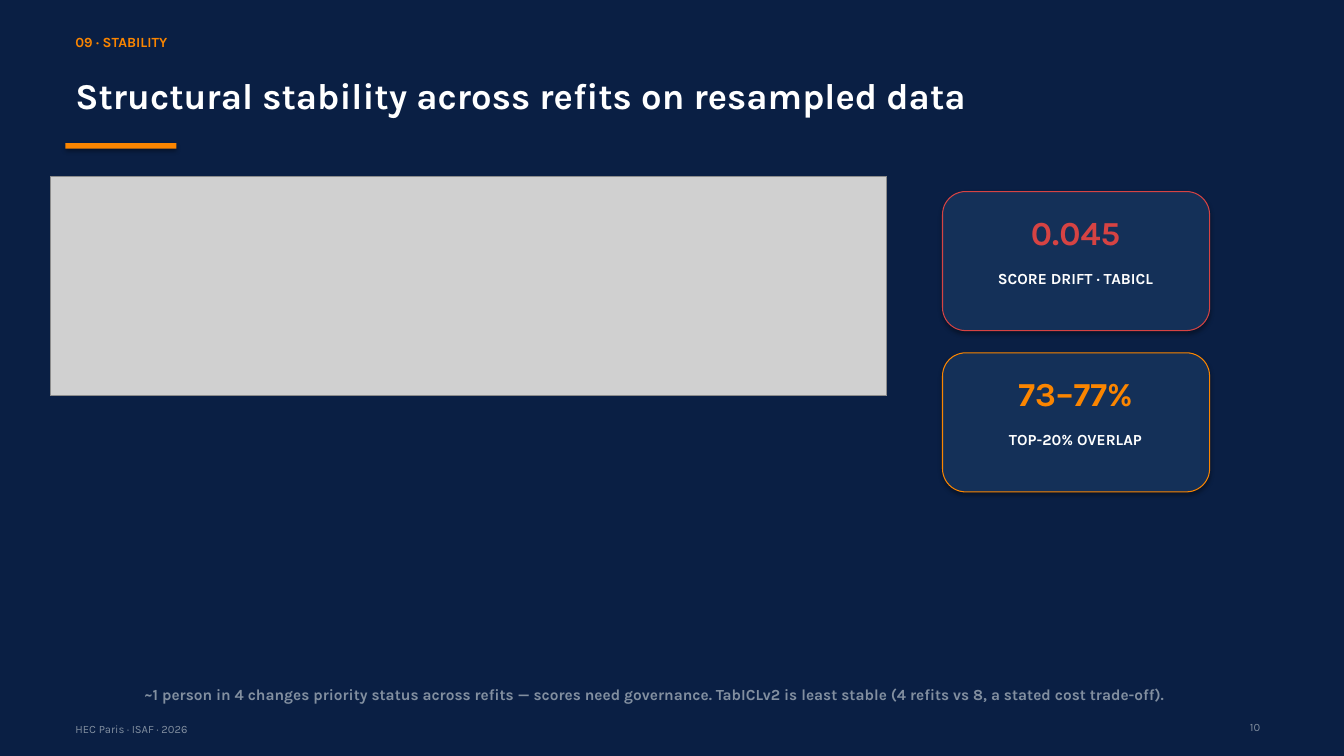
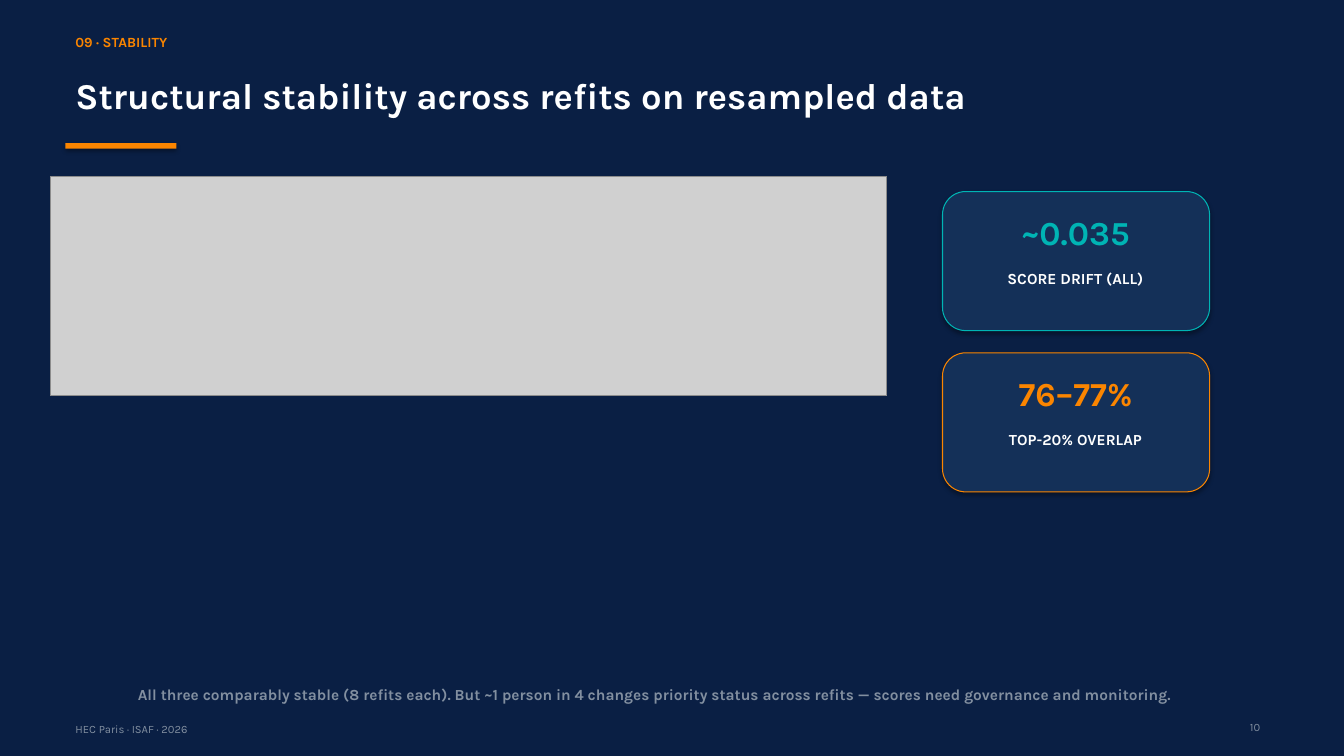
Before and after one commit to RyanBalech/recidivism-forecasting-analysis, a slide deck: slide 10 of reports/ISAF_Recidivism_Presentation.pptx. Drawn at 1344x756 pixels with LibreOffice and Linux fonts; fonts in the diff are those of the drawing; grey boxes stand for pictures. Boxes give left, top, right and bottom in pixels: in the first picture for what was removed or moved away, otherwise in the second. Text is boxed around its words. In the diff, an @@ line names an element or a change of style, - is before the commit and + after.

```diff
--- a/reports/ISAF_Recidivism_Presentation.pptx
+++ b/reports/ISAF_Recidivism_Presentation.pptx
@@ rounded rectangle at [943,192,1210,331]: outline #D64343 0.75 pt to #00B4B4 0.75 pt @@
@@ text at [1021,223,1129,246]: text changed; text colour #D64343 to #00B4B4 @@
-0.045
+~0.035
@@ text at [1007,272,1143,286]: text changed @@
-SCORE DRIFT · TABICL
+SCORE DRIFT (ALL)
@@ text at [1019,383,1133,407]: text changed @@
-73–77%
+76–77%
@@ text at [138,688,1171,704]: text changed @@
-~1 person in 4 changes priority status across refits — scores need governance. TabICLv2 is least stable (4 refits vs 8, a stated cost trade-off).
+All three comparably stable (8 refits each). But ~1 person in 4 changes priority status across refits — scores need governance and monitoring.
```
Also in this commit, not shown: 5 other slides changed, 47 other files.
